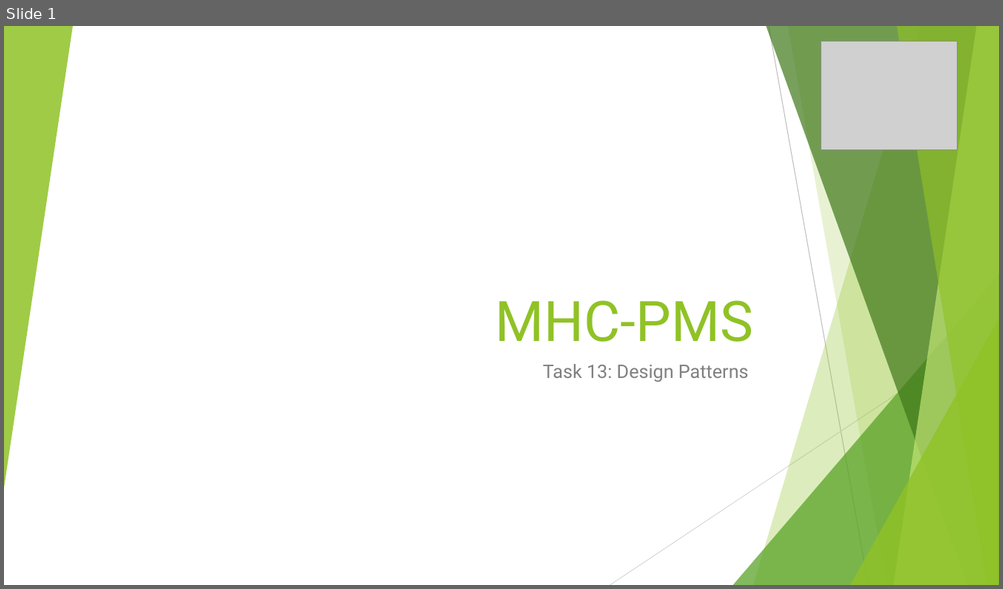
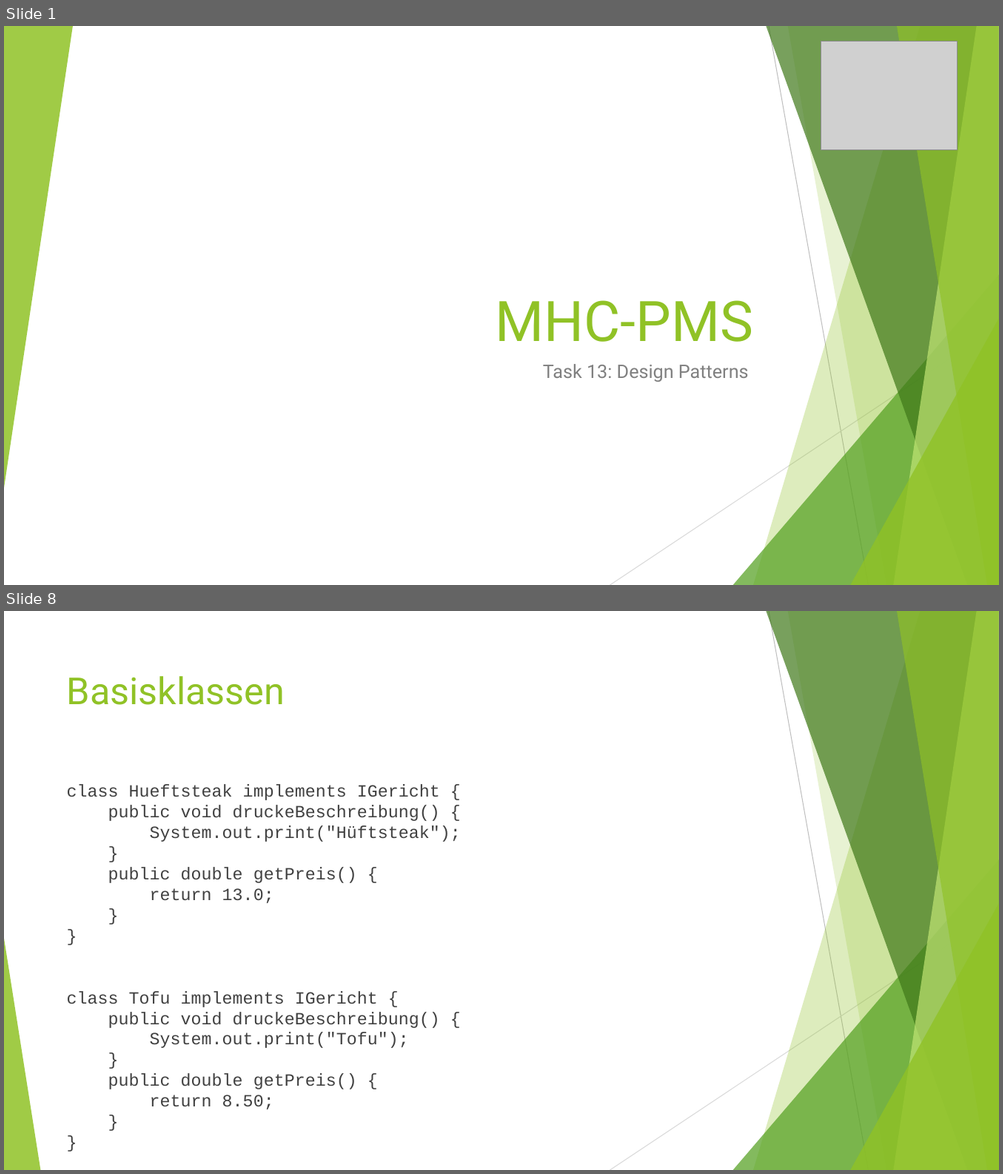
Before and after one commit to lants1/ch.bfh.bti7081.s2013.green, a slide deck: ch.bfh.bti7081.s2013.green/doc/task13/Task13_Präsentation.pptx. Shown one above the other, each under a label of ours: slide 1 before the commit, slides 1 and 8 after it; the slides between them are not shown. The pictures are 1003x589 and 1003x1174 pixels, drawn with LibreOffice and Linux fonts; fonts in the diff are those of the drawing; grey boxes stand for pictures; background and template pictures are left out. Boxes give left, top, right and bottom in pixels: in the first picture for what was removed or moved away, otherwise in the second. Text is boxed around its words. In the diff, an @@ line names an element or a change of style, - is before the commit and + after.

```diff
--- a/ch.bfh.bti7081.s2013.green/doc/task13/Task13_Präsentation.pptx
+++ b/ch.bfh.bti7081.s2013.green/doc/task13/Task13_Präsentation.pptx
@@ slide 8 added at (x1=4, y1=611, x2=999, y2=1170), background #FFFFFF; not listed: 9 template elements that a slide beside it also shows @@
@@ title added at (x1=67, y1=676, x2=285, y2=705), 36 pt, text #90C226 @@
+Basisklassen
@@ text added at (x1=67, y1=784, x2=461, y2=1110), 16.6 pt, text #404040 @@
+class Hueftsteak implements IGericht {
+public void druckeBeschreibung() {
+System.out.print("Hüftsteak");
+}
+public double getPreis() {
+return 13.0;
+}
+}
+class Tofu implements IGericht {
+public void druckeBeschreibung() {
+System.out.print("Tofu");
+}
+public double getPreis() {
+return 8.50;
+}
+}
@@ triangle added at (x1=4, y1=939, x2=40, y2=1170), fill #90C226 at 85% opacity @@
```
Also in this commit, not shown: 2 slides changed, 7 other slides added, 1 slide removed, 1 other file.
